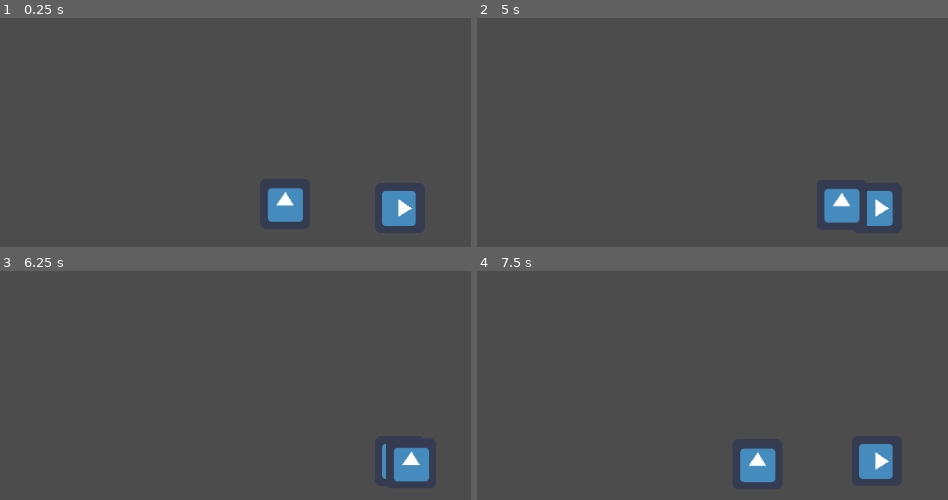
Above: before the commit, frames 1-4 (two rows, left to right).
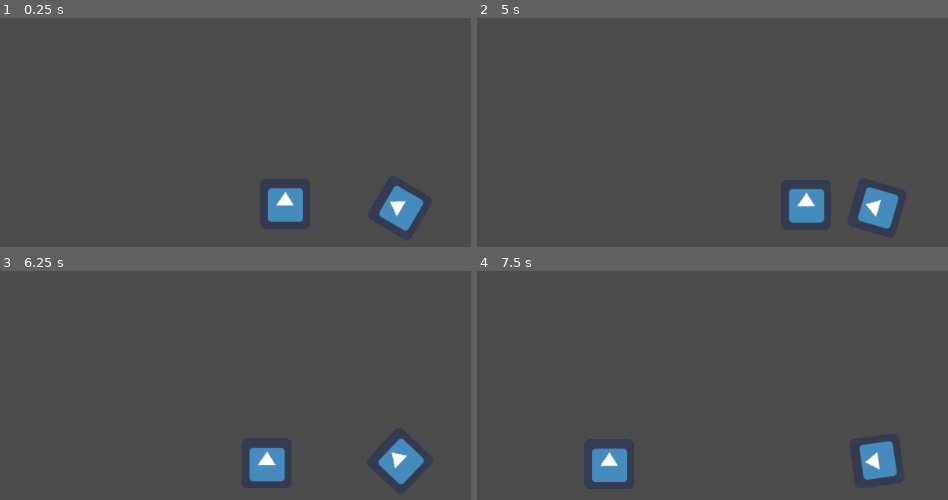
Above: after the commit, the same moments.

Repository: pandapixeluser/crunch-attack
Game: Godot game, scene res://TestScene.tscn
Same seed, same stepped clock (60 frames per second), same inputs: the game is played once before the commit and once after it. The engine's default icon, where the game draws it, is replaced by a stand-in: a white triangle on a blue panel in a dark square.
Inputs (mouse positions are in pixels of both pictures, inside the frame that each line leads up to):
- Up to frame 1 (0.25 s): no input
- Up to frame 2 (5 s): tap Enter at 0.5, 2.75 s; move the mouse to (outside the picture) at 0.52 s; hold D (move_right) 0.53-1.28 s; hold Q (quick stop) 0.53-1.28 s; tap Space at 1.25, 4.25 s; move the mouse to (717, 230) at 1.27 s; hold S (move_down) 1.28-2.03 s; tap Q (quick stop) at 1.35, 2.85, 4.35 s; move the mouse to (outside the picture) at 2.02 s; hold D (move_right) 2.03-2.78 s; hold Q (quick stop) 2.03-2.78 s; move the mouse to (outside the picture) at 2.77 s; hold W (move_up) 2.78-3.53 s; move the mouse to (outside the picture) at 3.52 s; hold Q (quick stop) 3.53-4.28 s; hold A (move_left) from 3.53 s (still down); move the mouse to (637, 137) at 4.27 s
- Up to frame 3 (6.25 s): move the mouse to (438, 461) at 5.02 s; release A (move_left) at 5.03 s; hold S (move_down) 5.03-5.78 s; hold Q (quick stop) 5.03-5.78 s; move the mouse to (277, 344) at 5.77 s; hold D (move_right) from 5.78 s (still down); tap Q (quick stop) at 5.85 s
- Up to frame 4 (7.5 s): move the mouse to (outside the picture) at 6.52 s; release D (move_right) at 6.53 s; hold W (move_up) 6.53-7.28 s; hold Q (quick stop) 6.53-7.28 s; move the mouse to (717, 483) at 7.27 s; hold D (move_right) from 7.28 s (still down); tap Q (quick stop) at 7.35 s

The runs differ from the first frame. In frame 1, 0.6% of the frame differs, in the area x 80-91%, y 73-94%; in frame 2, 2.7%, in the area x 66-90%, y 73-93%; in frame 3, 2.2%; in frame 4, 2.7%.

Commit message:
Re-added Rotation and Collision
Reintegrated Rotation to mouse and Collision mechanics

Diff:
--- a/PlayerMovement.gd
+++ b/PlayerMovement.gd
@@ -54,12 +54,13 @@
 
 #processing functions
 func _physics_process(delta): #final physics processing, called by engine
-	var move_and_collide_output #variable to handle raw output of move_and_collide() without breaking true_velocity
+	var collision #variable assigned to store collision data
 	get_inputs() #call the get_inputs function
 	velocity = Vector2(true_velocity.x / speed, true_velocity.y / speed) #find velocity based on previous frame's move_and_collide output
 	calculate_acceleration() #call the calculate_acceleration function
-	velocity += acceleration * delta
-	true_velocity = velocity * speed
-	move_and_collide_output = move_and_collide((true_velocity * delta))
-	if move_and_collide_output != null:
-		true_velocity = move_and_collide_output
+	velocity += acceleration * delta #add acceleration to velocity, accounting for the change in time per frame
+	true_velocity = velocity * speed #multiply velocity by speed to find true_velocity
+	collision = move_and_collide((true_velocity * delta))
+	if collision: #if a collision occurs, bounce off of the collided object, based on that object's 'normal' vector2
+		true_velocity = true_velocity.bounce(collision.normal)
+	rotation = get_global_mouse_position().angle_to_point(position) #rotate to face the mouse
--- a/TestScene.tscn
+++ b/TestScene.tscn
@@ -33,4 +33,3 @@
 
 [node name="CollisionShape2D" type="CollisionShape2D" parent="for scale/StaticBody2D"]
 shape = SubResource( 2 )
-disabled = true
